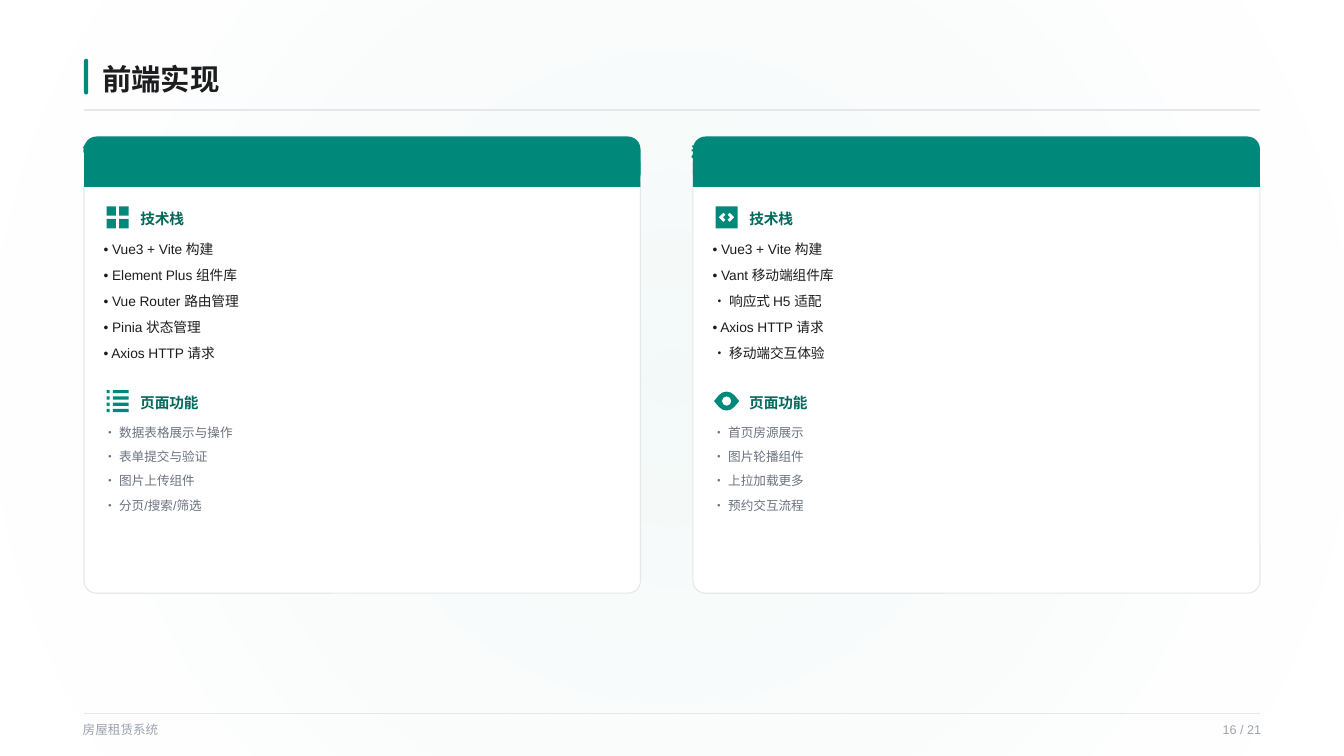
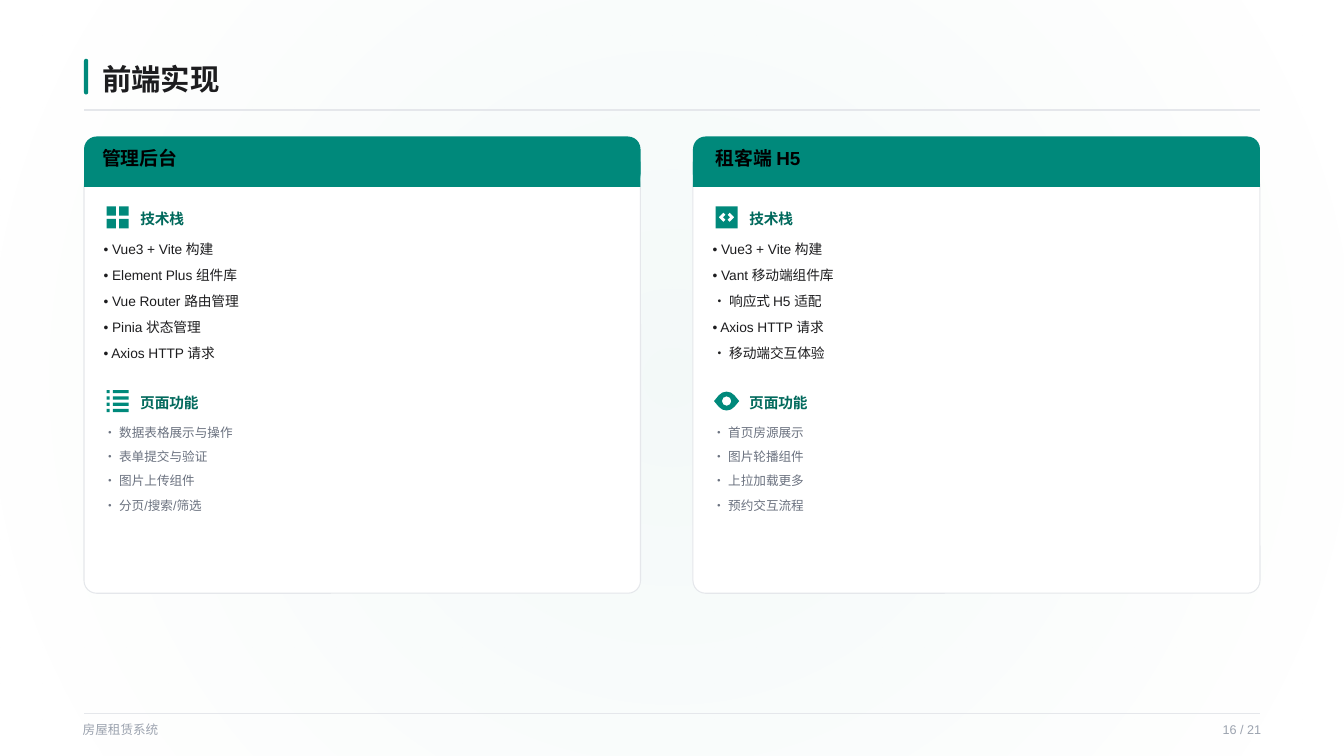
Before and after one commit to uio-123/lease, a slide deck: slide 16 of 房屋租赁系统答辩_20260610_164215.pptx. Drawn at 1344x756 pixels with LibreOffice and Linux fonts; fonts in the diff are those of the drawing. Boxes give left, top, right and bottom in pixels: in the first picture for what was removed or moved away, otherwise in the second. Text is boxed around its words. In the diff, an @@ line names an element or a change of style, - is before the commit and + after.

```diff
--- a/房屋租赁系统答辩_20260610_164215.pptx
+++ b/房屋租赁系统答辩_20260610_164215.pptx
@@ text "管理后台": place and size @@
-text "管理后台" at [82, 140, 157, 165]
+text "管理后台" at [102, 149, 177, 167]
@@ text "管理后台" at [102, 149, 177, 167]: text colour #00897B to #000000 @@
@@ text "租客端 H5" at [716, 149, 800, 167]: text colour #00897B to #000000 @@
@@ text "租客端 H5": place and size @@
-text "租客端 H5" at [691, 140, 747, 165]
+text "租客端 H5" at [716, 149, 800, 167]
```
Also in this commit, not shown: 4 other slides changed, 2 other files.
